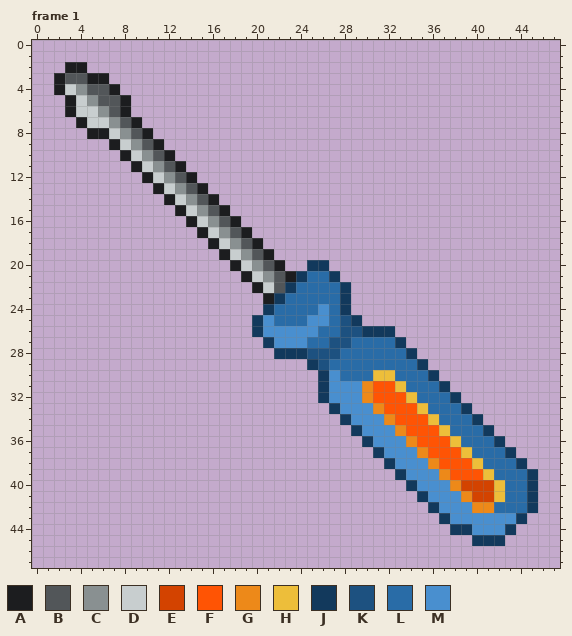
Pixel-art file, stored at Assets/Addressables/Sprites/Items/Tools/.ToolsItem.aseprite. This is how it looked before the edit.
48x48 pixels, 9 frames. Shown: frame 1. The commit also changed other frames, which this record leaves out.
Palette (. is transparent): A #1c1d1f  B #525659  C #899091  D #c8cecf  E #d34300  F #ff5404  G #ed8919  H #edbe3a  J #12395c  K #1d5180  L #296ca7  M #498fcf
Pixels before, frame 1, first column x 2:
 2 .AA.........................................
 3 ABBAA.......................................
 4 ADCBBA......................................
 5 .ADCBBA.....................................
 6 .ADDCBA.....................................
 7 ..ADDCBA....................................
 8 ...AADCBA...................................
 9 .....ADCBA..................................
10 ......ADCBA.................................
11 .......ADCBA................................
12 ........ADCBA...............................
13 .........ADCBA..............................
14 ..........ADCBA.............................
15 ...........ADCBA............................
16 ............ADCBA...........................
17 .............ADCBA..........................
18 ..............ADCBA.........................
19 ...............ADCBA........................
20 ................ADCBA..JJ...................
21 .................ADCBAJLLJ..................
22 ..................ADBJLLLLJ.................
23 ...................AJLLLLLJ.................
24 ...................JLLLLMLJ.................
25 ..................JMLLLMMLKJ................
26 ..................JMMMMMLLKKJJJ.............
27 ...................JMMMLLKKLLLLJ............
28 ....................JJJKKKLLLLLLJ...........
29 .......................JKLLLLLLLLJ..........
30 ........................JMLLLHHLLLJ.........
31 ........................JMMMGFFHLLLJ........
32 ........................JMMMGFFFHLLLJ.......
33 .........................JMMMGFFFHLLLJ......
34 ..........................JMMMGFFFHLLLJ.....
35 ...........................JMMMGFFFHLLLJ....
36 ............................JMMMGFFFHLLLJ...
37 .............................JMMMGFFFHLLLJ..
38 ..............................JMMMGFFFHLLLJ.
39 ...............................JMMMGFFFHLLLJ
40 ................................JMMMGEEEHLLJ
41 .................................JMMMGEEHLLJ
42 ..................................JMMMGGLLLJ
43 ...................................JMMMMMMJ.
44 ....................................JJMMMJ..
45 ......................................JJJ...
After the commit:
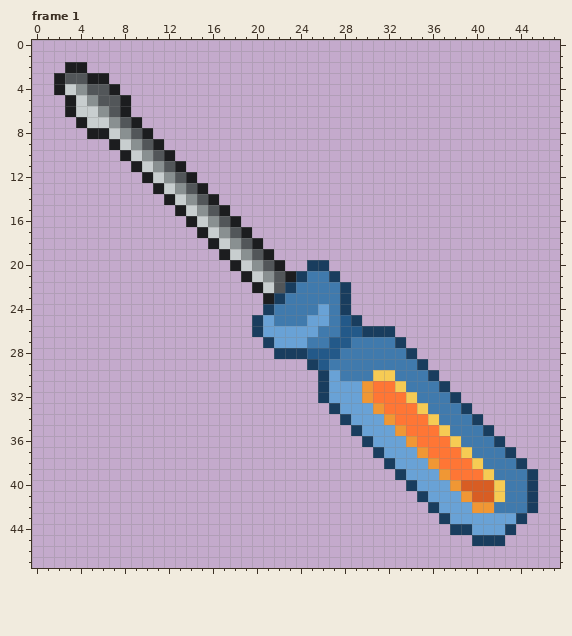
The edit:
colour E: #d34300 -> #d85d23
colour F: #ff5404 -> #ff7635
colour G: #ed8919 -> #f09734
colour H: #edbe3a -> #f6cb54
colour J: #12395c -> #193d5e
colour K: #1d5180 -> #235989
colour L: #296ca7 -> #407aad
colour M: #498fcf -> #69a2d6
Boxes around the changes in both pictures, in picture pixels (x1, y1, x2, y2):
changed: (252, 260, 538, 546)
